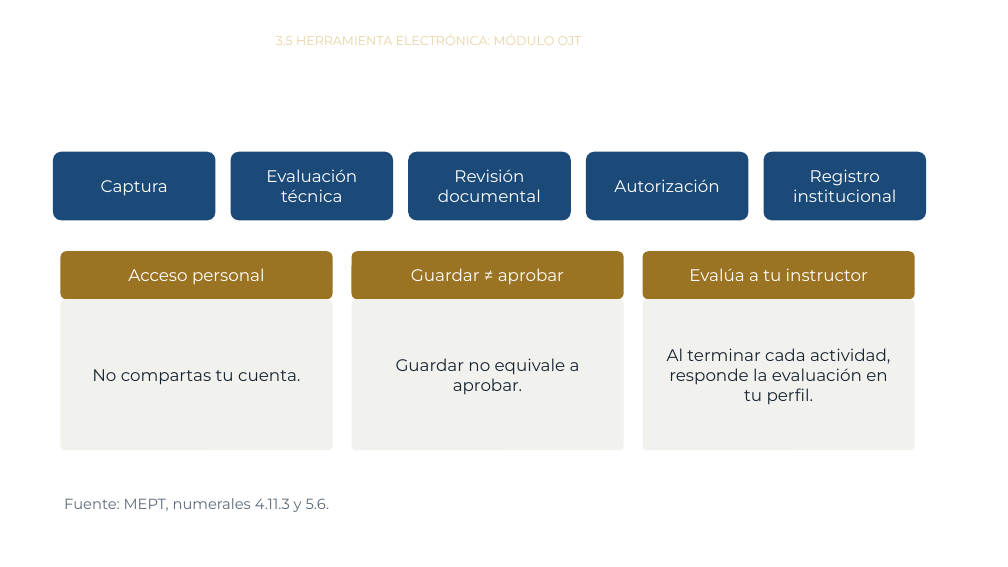
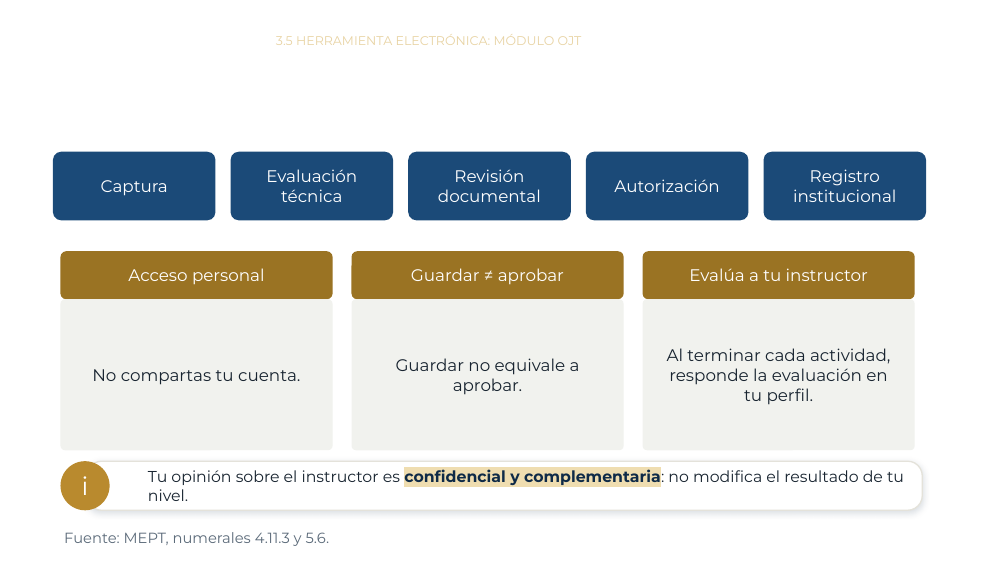
Before and after one commit to jmfigueroah01-creator/Curso-MEPT-OJT, a slide deck: slide 19 of modulo3.pptx (slide 18 before the commit). Drawn at 1008x567 pixels with LibreOffice and Linux fonts; fonts in the diff are those of the drawing; background and template pictures are left out. Boxes give left, top, right and bottom in pixels: in the first picture for what was removed or moved away, otherwise in the second. Text is boxed around its words. In the diff, an @@ line names an element or a change of style, - is before the commit and + after.

```diff
--- a/modulo3.pptx
+++ b/modulo3.pptx
@@ ellipse added at [60,461,110,510], fill #B98A2E, 24 pt, text #FFFFFF @@
+i
@@ rounded rectangle added at [87,461,923,510], fill #FFFFFF, outline #E4E2DA 1.25 pt, 15 pt, text #182430 @@
+Tu opinión sobre el instructor es confidencial y complementaria: no modifica el resultado de tu nivel.
@@ text "Fuente: MEPT, numerales 4.11.3 y ...": place and size @@
-text "Fuente: MEPT, numerales 4.11.3 y ..." at [64,498,330,512]
+text "Fuente: MEPT, numerales 4.11.3 y ..." at [64,532,330,546]
```
Also in this commit, not shown: 12 other slides changed, 11 slides added, 10 slides removed, 1 other file.
